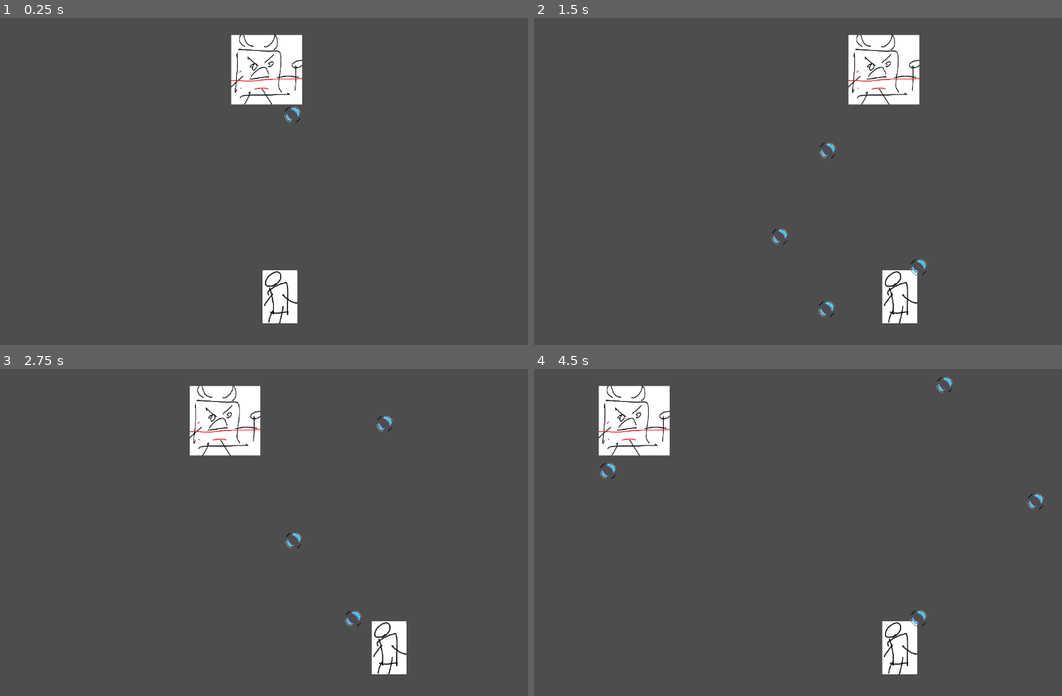
Above: before the commit, frames 1-4 (two rows, left to right).
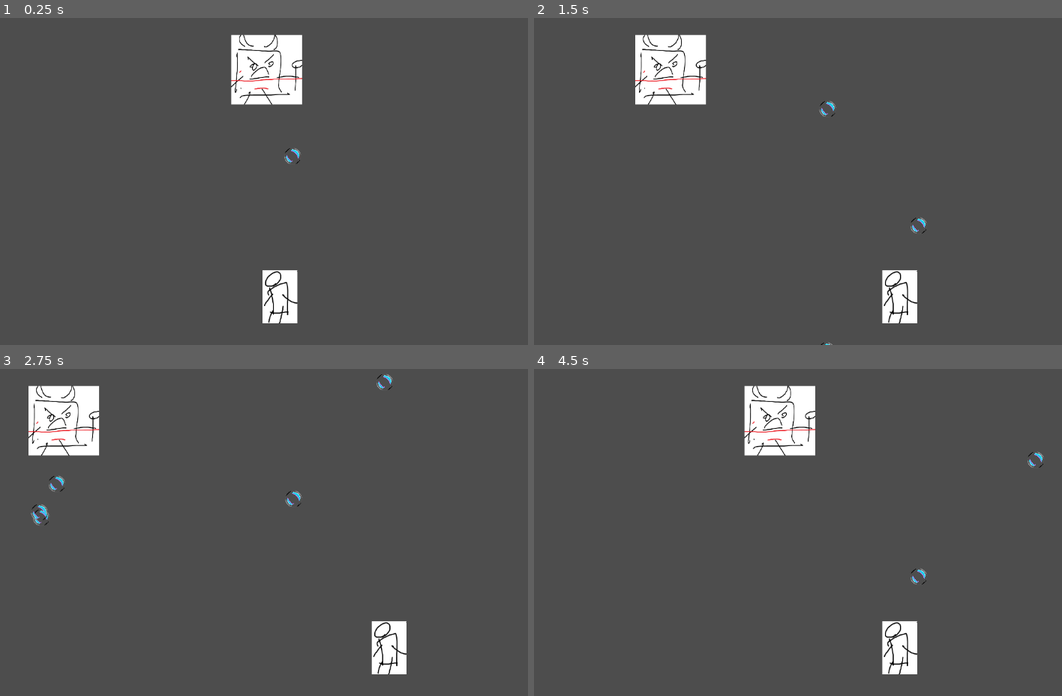
Above: after the commit, the same moments.

Repository: Aks-l/HGJ
Game: Godot game, scene res://node_2d.tscn
The game is run twice, just before and just after one commit, with the same random seed, the same clock (stepped at 60 frames per second) and the same inputs.
Inputs:
- Up to frame 1 (0.25 s): no input
- Up to frame 2 (1.5 s): hold D (move_right) 0.53-1.28 s; tap E (shoot) at 0.6, 1.35 s; hold A (move_left) from 1.28 s (still down)
- Up to frame 3 (2.75 s): release A (move_left) at 2.03 s; hold D (move_right) from 2.03 s (still down); tap E (shoot) at 2.1 s
- Up to frame 4 (4.5 s): tap E (shoot) at 2.85, 3.6, 4.35 s; release D (move_right) at 3.53 s; hold A (move_left) from 3.53 s (still down)

The runs differ from the first frame. In frame 1, less than 0.1% of the frame differs, in the area x 53-57%, y 27-45%; in frame 2, 5.9%; in frame 3, 5.9%, in the area x 5-75%, y 1-79%; in frame 4, 5.9%.

Commit message:
bubble/other collision, missing bubble/bubble

Diff:
--- a/node_2d.tscn
+++ b/node_2d.tscn
@@ -1,9 +1,9 @@
 [gd_scene load_steps=7 format=3 uid="uid://eafeqtq653pm"]
 
 [ext_resource type="Texture2D" uid="uid://cocilvltyow67" path="res://sprites/character.png" id="1_p4701"]
-[ext_resource type="Script" path="res://scripts/character.gd" id="1_qm1y7"]
+[ext_resource type="Script" path="res://scripts/player.gd" id="1_qm1y7"]
 [ext_resource type="Texture2D" uid="uid://ckprighr60r0a" path="res://sprites/boss.png" id="3_50gg1"]
-[ext_resource type="Script" path="res://scripts/enemy-movement.gd" id="3_o1fdk"]
+[ext_resource type="Script" path="res://scripts/enemy.gd" id="3_o1fdk"]
 
 [sub_resource type="RectangleShape2D" id="RectangleShape2D_ck7tb"]
 size = Vector2(140, 204)
--- a/project.godot
+++ b/project.godot
@@ -13,7 +13,6 @@
 config/name="hgj"
 run/main_scene="res://node_2d.tscn"
 config/features=PackedStringArray("4.3", "Forward Plus")
-config/icon="res://icon.svg"
 
 [input]
 
--- a/projectile.tscn
+++ b/projectile.tscn
@@ -7,7 +7,7 @@
 radius = 15.0333
 
 [node name="Projectile" type="Area2D"]
-position = Vector2(531, 159)
+position = Vector2(3, 4)
 script = ExtResource("1_k24v1")
 
 [node name="Sprite2D" type="Sprite2D" parent="."]
--- a/scripts/enemy-movement.gd
+++ b/scripts/enemy.gd
@@ -9,11 +9,14 @@
 var moving = false
 var target_x = null
 
+func _ready():
+	add_to_group("enemy")
+
 func spawn_projectile():
 	var projectile = projectile_scene.instantiate()
 	get_parent().add_child(projectile)
-	projectile.position = position + Vector2(0, 20)
-	projectile.init_projectile(300)
+	projectile.position = position + Vector2(0, 100)
+	projectile.init_projectile(300, 1, 10)
 
 func _physics_process(delta):
 	if not moving:
--- a/scripts/character.gd
+++ b/scripts/player.gd
@@ -7,8 +7,7 @@
 var speed = 300
 
 func _ready():
-	spawn_projectile()
-	spawn_projectile()  # Optional: Test spawning on ready
+	add_to_group("player")
 
 func _process(delta):
 	if Input.is_action_just_pressed("shoot"):
@@ -18,8 +17,8 @@
 func spawn_projectile():
 	var projectile = projectile_scene.instantiate()
 	get_parent().add_child(projectile)
-	projectile.position = position + Vector2(0, -20)
-	projectile.init_projectile(-300)
+	projectile.position = position + Vector2(0, -100)
+	projectile.init_projectile(300, -1, 10)
 
 func _physics_process(delta):
 	# Handle player movement
--- a/scripts/projectile.gd
+++ b/scripts/projectile.gd
@@ -1,20 +1,57 @@
-# Projectile.gd
 extends Area2D
 
-var velocity
-var direction
+@onready var projectileScene = preload("res://projectile.tscn")
 
-func _ready():
-	direction = -1 if position.y > 350 else 1
-	velocity = Vector2(0, 300*direction)
+@onready var collisionShape = $CollisionShape2D
+@onready var sprite = $Sprite2D
 
-func _physics_process(delta):
-	# Move the projectile based on velocity
+
+var velocity: Vector2 = Vector2.ZERO
+var size = 5
+
+
+# Initialize projectile
+func init_projectile(speed: float, dir: int, _size: int) -> void:
+	add_to_group("bubble")
+
+	self.body_entered.connect(_on_entered_body)
+	velocity = Vector2(0, speed * dir)
+	size += _size
+
+	collisionShape.shape.radius = size
+	sprite.scale = Vector2(size / 10, size / 10)
+
+# Spawning
+
+
+# Movement + Out-of-bounds handling
+func _physics_process(delta: float) -> void:
 	position += velocity * delta
-
-	# Optional: Destroy the projectile if it goes off-screen
-	if position.y < -100:  # Adjust based on your game's viewport
+	if position.y < -100:
 		queue_free()
 
-func init_projectile(_speed: float):
-	velocity = Vector2(0, _speed)
+# Collision handling
+func _on_entered_body(body: Node) -> void:
+	if body.is_in_group("player"):
+		queue_free()
+		# Decrease player HP
+	elif body.is_in_group("enemy"):
+		queue_free()
+		# Decrease boss HP
+	elif body.is_in_group("bubble"):
+		queue_free()
+
+# Merging bubbles
+func merge_with_bubble(body: Node) -> void:
+	var combinedSize = self.size + body.size
+	var combinedSpeed = self.velocity.y + body.velocity.y
+	var mergedProjectile = projectileScene.instantiate()
+
+	# Ensure merged projectile is added to parent
+	get_parent().add_child(mergedProjectile)
+	mergedProjectile.position = (self.position + body.position) / 2
+	mergedProjectile.init_projectile(combinedSpeed, 1, combinedSize)
+
+	# Remove current and other bubbles
+	queue_free()
+	body.queue_free()
